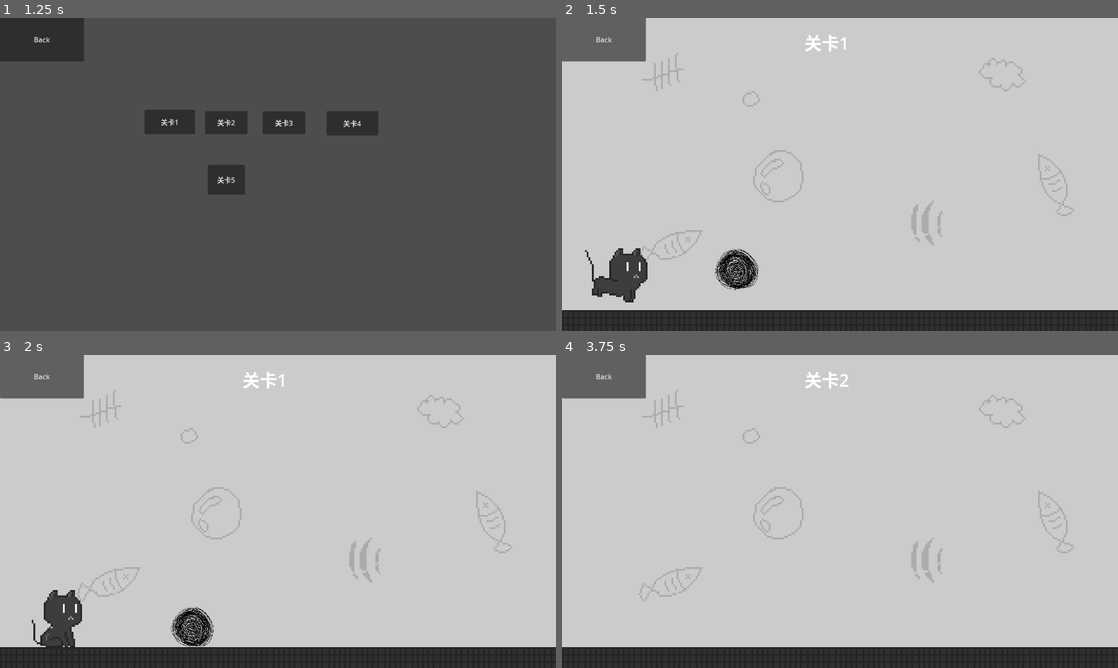
Above: before the commit, frames 1-4 (two rows, left to right).
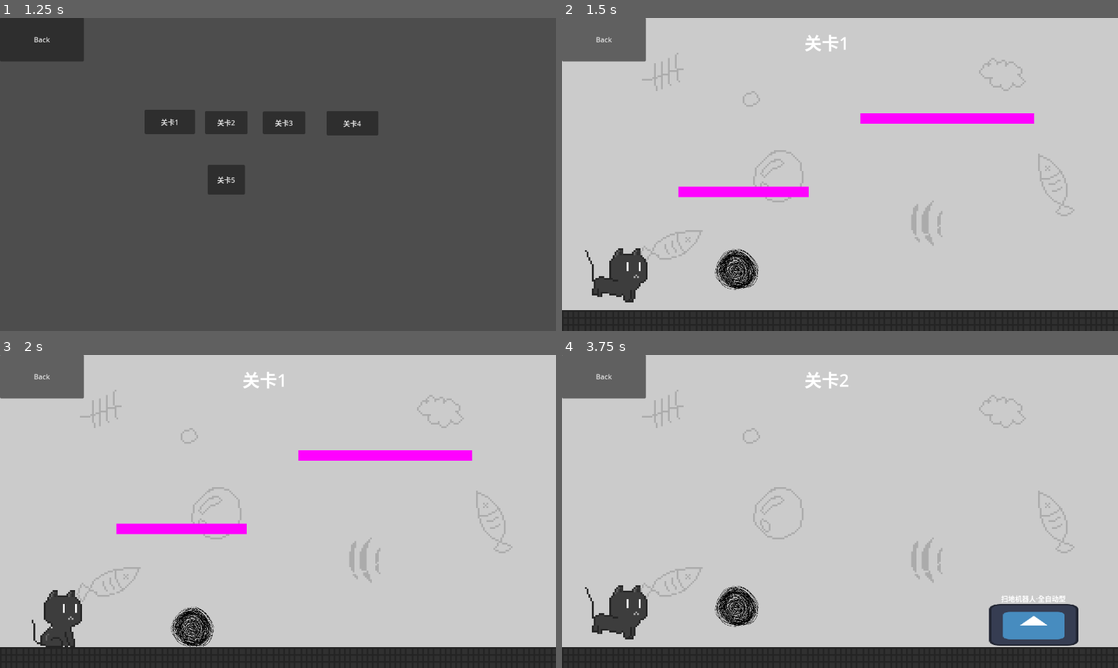
Above: after the commit, the same moments.

Repository: lzcm729/cat-and-string-ball
Game: Godot game, scene res://GUI/start_menu.tscn
Same seed, same stepped clock (60 frames per second), same inputs: the game is played once before the commit and once after it. The engine's default icon, where the game draws it, is replaced by a stand-in: a white triangle on a blue panel in a dark square.
Inputs:
- Up to frame 1 (1.25 s): click "Play" at 0.5 s
- Up to frame 2 (1.5 s): click "关卡1" at 1.25 s
- Up to frame 3 (2 s): no input
- Up to frame 4 (3.75 s): click "Back" at 2 s; click "Play" at 2.75 s; click "关卡2" at 3.5 s

Frame 1 is identical in both runs. In frame 2, 1.9% of the frame differs, in the area x 20-85%, y 30-58%; in frame 3, 1.9%; in frame 4, 4.1%, in the area x 4-93%, y 73-93%.

Commit message:
一二三关
第二关需要cleaner脚本；第三关需要猫对Rug区域有逻辑处理

Diff:
--- a/Levels/level_1.tscn
+++ b/Levels/level_1.tscn
@@ -1,10 +1,11 @@
-[gd_scene load_steps=6 format=3 uid="uid://b8b3p0ub10jc3"]
+[gd_scene load_steps=7 format=3 uid="uid://b8b3p0ub10jc3"]
 
 [ext_resource type="PackedScene" uid="uid://dpqb8ih1u4omf" path="res://Levels/vacant_room.tscn" id="1_0vh8p"]
 [ext_resource type="PackedScene" uid="uid://bn4481xl7jj4g" path="res://GUI/main_control.tscn" id="1_eossy"]
 [ext_resource type="PackedScene" uid="uid://c4q7s0ehyqx0o" path="res://cat/cat.tscn" id="3_l3wy6"]
 [ext_resource type="TileSet" uid="uid://cfha1jbx7duy5" path="res://Levels/vacant_room.tres" id="4_p86rh"]
 [ext_resource type="PackedScene" uid="uid://b36bl5hadkdtm" path="res://StringBall/StringBall.tscn" id="5_dgxty"]
+[ext_resource type="PackedScene" uid="uid://bww4qkx3u7pqh" path="res://Platform.tscn" id="6_nch2q"]
 
 [node name="Level1" type="Node2D"]
 
@@ -22,3 +23,11 @@
 
 [node name="Cat" parent="." instance=ExtResource("3_l3wy6")]
 position = Vector2(128, 576)
+
+[node name="Stage1" parent="." instance=ExtResource("6_nch2q")]
+position = Vector2(418, 400)
+scale = Vector2(15, 1.165)
+
+[node name="Stage2" parent="." instance=ExtResource("6_nch2q")]
+position = Vector2(887, 231)
+scale = Vector2(20, 1.165)
--- a/Levels/level_2.tscn
+++ b/Levels/level_2.tscn
@@ -1,7 +1,10 @@
-[gd_scene load_steps=3 format=3 uid="uid://b2hb3jufadsr0"]
+[gd_scene load_steps=6 format=3 uid="uid://b2hb3jufadsr0"]
 
 [ext_resource type="PackedScene" uid="uid://bn4481xl7jj4g" path="res://GUI/main_control.tscn" id="1_lxh2x"]
 [ext_resource type="PackedScene" uid="uid://dpqb8ih1u4omf" path="res://Levels/vacant_room.tscn" id="2_elcjv"]
+[ext_resource type="PackedScene" uid="uid://b36bl5hadkdtm" path="res://StringBall/StringBall.tscn" id="3_mvw4s"]
+[ext_resource type="PackedScene" uid="uid://c4q7s0ehyqx0o" path="res://cat/cat.tscn" id="4_kpi4q"]
+[ext_resource type="PackedScene" uid="uid://b2jpdxpv8bt0q" path="res://item_cleaner/cleaner.tscn" id="5_4iwd8"]
 
 [node name="Level2" type="Node2D"]
 
@@ -9,3 +12,12 @@
 
 [node name="main_control" parent="." instance=ExtResource("1_lxh2x")]
 level_name = "关卡2"
+
+[node name="StringBall" parent="." instance=ExtResource("3_mvw4s")]
+position = Vector2(374, 564)
+
+[node name="Cat" parent="." instance=ExtResource("4_kpi4q")]
+position = Vector2(128, 576)
+
+[node name="Cleaner" parent="." instance=ExtResource("5_4iwd8")]
+position = Vector2(1087, 620)
--- a/Levels/level_3.tscn
+++ b/Levels/level_3.tscn
@@ -1,7 +1,10 @@
-[gd_scene load_steps=3 format=3 uid="uid://rgqiijqlwyu8"]
+[gd_scene load_steps=6 format=3 uid="uid://rgqiijqlwyu8"]
 
 [ext_resource type="PackedScene" uid="uid://dpqb8ih1u4omf" path="res://Levels/vacant_room.tscn" id="1_55ktd"]
 [ext_resource type="PackedScene" uid="uid://bn4481xl7jj4g" path="res://GUI/main_control.tscn" id="1_nmuv4"]
+[ext_resource type="PackedScene" uid="uid://b36bl5hadkdtm" path="res://StringBall/StringBall.tscn" id="3_60qb0"]
+[ext_resource type="PackedScene" uid="uid://c4q7s0ehyqx0o" path="res://cat/cat.tscn" id="4_rjfnu"]
+[ext_resource type="PackedScene" uid="uid://mhbfl6j2k673" path="res://item_rug/rug.tscn" id="5_87tk2"]
 
 [node name="Level_3" type="Node2D"]
 
@@ -9,3 +12,12 @@
 
 [node name="main_control" parent="." instance=ExtResource("1_nmuv4")]
 level_name = "关卡3"
+
+[node name="StringBall" parent="." instance=ExtResource("3_60qb0")]
+position = Vector2(374, 564)
+
+[node name="Cat" parent="." instance=ExtResource("4_rjfnu")]
+position = Vector2(128, 576)
+
+[node name="Rug" parent="." instance=ExtResource("5_87tk2")]
+position = Vector2(2, 667)
--- /dev/null
+++ b/item_cleaner/cleaner.gd
@@ -0,0 +1,11 @@
+extends Node
+
+
+# Called when the node enters the scene tree for the first time.
+func _ready():
+	pass # Replace with function body.
+
+
+# Called every frame. 'delta' is the elapsed time since the previous frame.
+func _process(delta):
+	pass
--- /dev/null
+++ b/item_cleaner/cleaner.tscn
@@ -0,0 +1,25 @@
+[gd_scene load_steps=3 format=3 uid="uid://b2jpdxpv8bt0q"]
+
+[ext_resource type="Texture2D" uid="uid://r3wiis3e22jn" path="res://icon.svg" id="1_8d41d"]
+
+[sub_resource type="RectangleShape2D" id="RectangleShape2D_qktb1"]
+size = Vector2(20.1, 20)
+
+[node name="Cleaner" type="CharacterBody2D"]
+
+[node name="Sprite2D" type="Sprite2D" parent="."]
+position = Vector2(-0.999992, 1)
+scale = Vector2(1.60938, 0.75)
+texture = ExtResource("1_8d41d")
+
+[node name="CollisionShape2D" type="CollisionShape2D" parent="."]
+position = Vector2(-0.499997, 0)
+scale = Vector2(10, 5)
+shape = SubResource("RectangleShape2D_qktb1")
+
+[node name="Label" type="Label" parent="."]
+offset_left = -76.0
+offset_top = -72.0
+offset_right = 73.0
+offset_bottom = -49.0
+text = "扫地机器人·全自动型"
--- /dev/null
+++ b/item_rug/rug.tscn
@@ -0,0 +1,20 @@
+[gd_scene load_steps=2 format=3 uid="uid://mhbfl6j2k673"]
+
+[sub_resource type="SegmentShape2D" id="SegmentShape2D_fy81g"]
+b = Vector2(913, 0)
+
+[node name="Rug" type="Area2D"]
+collision_layer = 2
+collision_mask = 2
+
+[node name="CollisionShape2D" type="CollisionShape2D" parent="."]
+scale = Vector2(1, 6.025)
+shape = SubResource("SegmentShape2D_fy81g")
+one_way_collision_margin = 8.5
+
+[node name="Label" type="Label" parent="."]
+offset_left = 355.0
+offset_top = -29.0
+offset_right = 435.0
+offset_bottom = -6.0
+text = "柔软的地毯"
